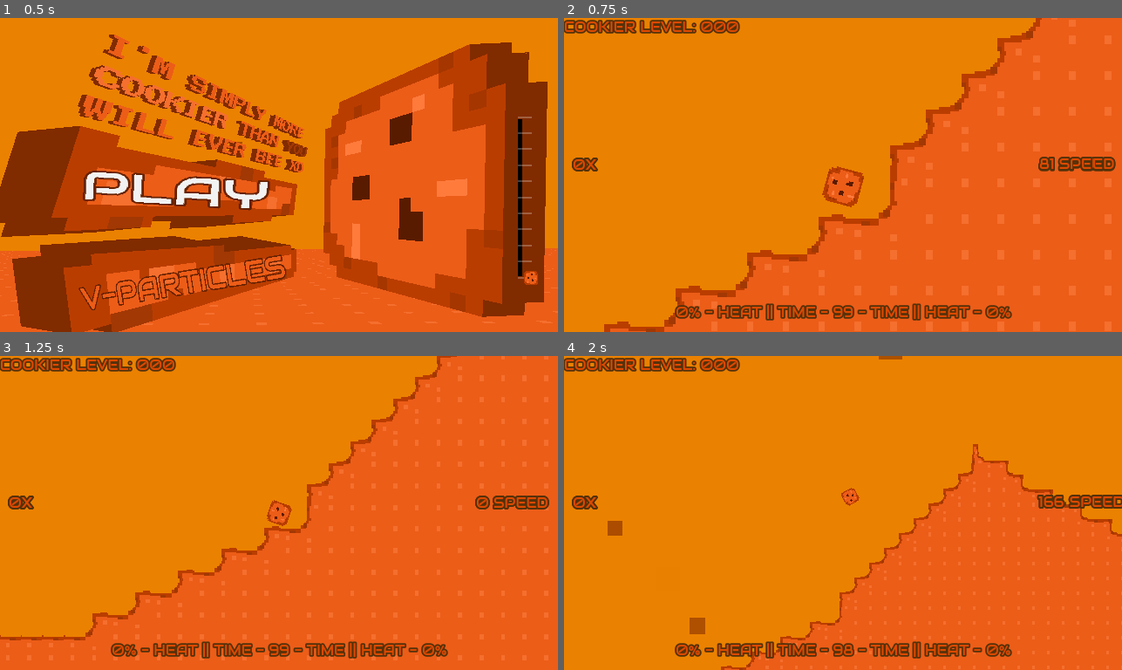
Above: before the commit, frames 1-4 (two rows, left to right).
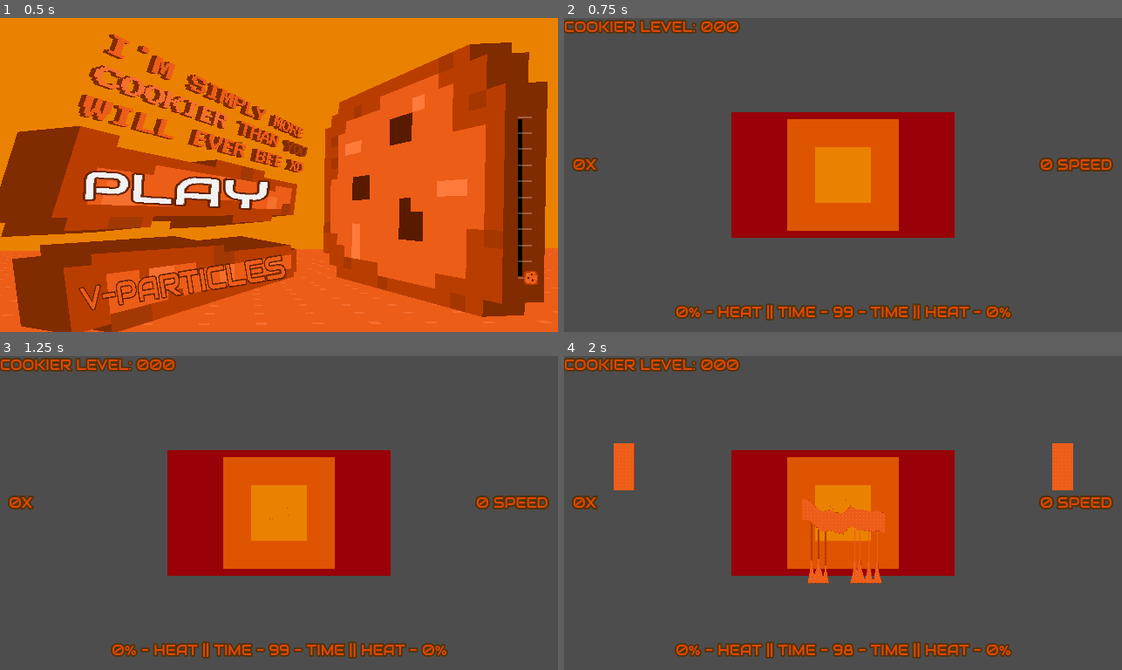
Above: after the commit, the same moments.

Repository: officialErnests/COOKIER
Game: Godot game, scene res://Scene/MainMenu.tscn
Two runs of this game, one before a commit and one after it. Both use one fixed random seed, a clock stepped at 60 frames per second and the inputs below.
Inputs (mouse positions are in pixels of both pictures, inside the frame that each line leads up to):
- Up to frame 1 (0.5 s): no input
- Up to frame 2 (0.75 s): click "PLAY" at 0.5 s
- Up to frame 3 (1.25 s): no input
- Up to frame 4 (2 s): tap Enter at 1.25 s; move the mouse to (965, 497) at 1.27 s; hold D (right) from 1.28 s (still down); tap W (jump) at 1.52 s

Frame 1 is identical in both runs. In frame 2, 95% of the frame differs, in the area x 0-100%, y 0-100%; in frame 3, 93%; in frame 4, 96%.

Commit message:
oh god procedual gen so hard, maybe disable it in mean time :))

Diff:
--- a/Scene/main_game.tscn
+++ b/Scene/main_game.tscn
@@ -435,6 +435,9 @@
 [node name="square" parent="." node_paths=PackedStringArray("ground") instance=ExtResource("1_jv8gs")]
 ground = NodePath("../MainWorld")
 
+[node name="MainCam" parent="square" index="2"]
+zoom = Vector2(0.53, 0.53)
+
 [node name="COOKIERLEVEL" parent="square/MainCam/BlocksEaten" index="0"]
 offset_left = 0.0
 offset_top = 0.0
@@ -542,7 +545,6 @@
 [node name="MainWorld" type="TileMapLayer" parent="."]
 tile_set = SubResource("TileSet_1btii")
 script = ExtResource("3_1btii")
-map_size = Vector2i(100, 200)
 
 [node name="LightBg" type="ColorRect" parent="."]
 z_index = -10
--- a/Scripts/cook_level.gd
+++ b/Scripts/cook_level.gd
@@ -9,6 +9,8 @@
 signal cook_o_Explosions()
 var time_dialation = 1
 var distance_in_oven = 100000
+var loading = true
+var map_size = Vector2.ONE
 
 var particles = true
 var volume = 1
--- a/Scripts/destruction.gd
+++ b/Scripts/destruction.gd
@@ -1,6 +1,6 @@
 extends TileMapLayer
 
-@export var map_size = Vector2i(100,200)
+@export var map_size = Vector2i(300,100)
 @export var islands = 0
 @export var ground_deviation = 100
 @export var ground_deviation_range = 10
@@ -9,7 +9,15 @@
 @export var normiles_terain = 100
 @export var ground_spike_min_distance = 10
 @export var ground_spike_chance = 5
+@export var ground_spike_width = 4
+@export var ground_spike_lenght = 100
+@export var ground_spike_rand_width = 10
+@export var ground_spike_rand_lenght = 10
+@export var visual = true
 
+func _init() -> void:
+	CookLevel.loading = true
+	CookLevel.map_size = map_size
 
 func get_random(start, end) -> float:
 	var result = 0
@@ -17,10 +25,11 @@
 		result += randf_range(start, end) * 1/normiles_terain
 	return result
 
-func gen_main_terrain(start, end, step, map):
+func gen_main_terrain(start, end, step):
 	var curent_ground = 0
 	var next_ground = 0
 	var dir_mul = 1 if step > 0 else -1
+	var temp_grnd = []
 	for ground_x in range(start,end,step):
 		next_ground = clamp(curent_ground + get_random(-ground_deviation, ground_deviation), map_size.y*-1, map_size.y-1)
 		for ground_transition_x in range(0,ground_deviation_range  * dir_mul, step):
@@ -28,40 +37,59 @@
 			var temp_y = clamp(floor(curent_ground * (1 - normalized) + next_ground * normalized), map_size.y*-1, map_size.y - 1)
 			if ground_depth + temp_y < map_size.y - ground_spike_min_distance and randf_range(0, 100) < ground_spike_chance:
 				var max_depth = ground_depth
+				var lenght = ground_spike_lenght + randf_range(0, ground_spike_rand_lenght)
+				var sizwidth = ground_spike_width + randf_range(0, ground_spike_rand_width)
 				while temp_y < map_size.y:
 					temp_y += 1
 					max_depth -= 1
 					if max_depth > 0:
-						map.append(Vector2i(ground_x * ground_deviation_range + ground_transition_x, temp_y))
+						temp_grnd.append(Vector2i(ground_x * ground_deviation_range + ground_transition_x, temp_y))
 					else:
-						var temp = sin(max_depth / 10.0)
-						var temp2 = floor(pow(temp, 2) * 10)
-						print(temp2)
+						#pov u spend 30 mins in desmos messing around XD
+						# var temp = 1/(sin(max_depth * 0.3 - 0.44) * 0.83 + 0.9)
+						# var temp2 = temp * sin(max_depth*0.3+3.8) * 1.2 + 1.5
+						# var temp2 = ceil(pow((float(-max_depth % temp) / temp), 4) * 10)
+						var temp2 = ceil(sin(pow(fmod(-max_depth/(lenght * 0.75), 1.33), 4)) * sizwidth)
 						for xadd in range(-temp2, temp2):
-							map.append(Vector2i(ground_x * ground_deviation_range + ground_transition_x + xadd, temp_y))
+							temp_grnd.append(Vector2i(ground_x * ground_deviation_range + ground_transition_x + xadd, temp_y))
 			else:
 				var max_depth = ground_depth
 				while temp_y < map_size.y and max_depth != 0:
 					temp_y += 1
 					max_depth -= 1
-					map.append(Vector2i(ground_x * ground_deviation_range + ground_transition_x, temp_y))
+					temp_grnd.append(Vector2i(ground_x * ground_deviation_range + ground_transition_x, temp_y))
+		if temp_grnd.size() > 1000 and visual:
+			set_cells_terrain_connect(temp_grnd,0,0)
+			await get_tree().create_timer(0.1).timeout
 		curent_ground = next_ground
+	set_cells_terrain_connect(temp_grnd,0,0)
 
 
 func _ready() -> void:
-	var map = [Vector2i(-1,1),Vector2i(0,1),Vector2i(1,1)]
-	gen_main_terrain(0,map_size.x/ground_deviation_range, 1, map)
-	gen_main_terrain(0,-(map_size.x/ground_deviation_range), -1, map)
+	await get_tree().create_timer(1).timeout
+	gen_main_terrain(0,map_size.x/ground_deviation_range, 1)
+	gen_main_terrain(0,-(map_size.x/ground_deviation_range), -1)
+	var temp_grnd = []
 	for ground_y in range(-map_size.y,map_size.y):
 		for ground_x in range(border_size):
-			map.append(Vector2i(ground_x + map_size.x, ground_y))
-			map.append(Vector2i(-ground_x - map_size.x, ground_y))
-	for ground_x in range(-map_size.x, map_size.x):
+			temp_grnd.append(Vector2i(ground_x + map_size.x, ground_y))
+			temp_grnd.append(Vector2i(-ground_x - map_size.x, ground_y))
+		if temp_grnd.size() > 1000 and visual:
+			set_cells_terrain_connect(temp_grnd,0,0)
+			temp_grnd = []
+			await get_tree().create_timer(0.1).timeout
+	for ground_x in range(-map_size.x - border_size, map_size.x + border_size):
 		for ground_y in range(border_size):
-			map.append(Vector2i(ground_x, map_size.y + ground_y))
+			temp_grnd.append(Vector2i(ground_x, map_size.y + ground_y))
+		if temp_grnd.size() > 1000 and visual:
+			set_cells_terrain_connect(temp_grnd,0,0)
+			temp_grnd = []
+			await get_tree().create_timer(0.1).timeout
+	set_cells_terrain_connect(temp_grnd,0,0)
+	temp_grnd = []
 
 
-	set_cells_terrain_connect(map,0,0)
+	CookLevel.loading = false
 
 var particle = preload("res://Scene/particle_explosion.tscn")
 func destory(in_position, radius : int) -> void:
--- a/Scripts/main_cam_follow.gd
+++ b/Scripts/main_cam_follow.gd
@@ -7,8 +7,12 @@
 
 func _ready() -> void:
 	CookLevel.tiem_till_collaps = CookLevel.max_time_collapse
+	zoom = Vector2.ONE * (15.0/CookLevel.map_size.x)
 
 func _process(delta: float) -> void:
+	if CookLevel.loading:
+		zoom = Vector2.ONE * (15.0/CookLevel.map_size.x)
+		return
 	zoom += (Vector2.ONE * NB_zoomVel)
 	zoom = clamp(zoom.x, 0.125, 10) * Vector2.ONE
 	global_position = NB_global_pos
--- a/Scripts/player.gd
+++ b/Scripts/player.gd
@@ -8,6 +8,7 @@
 @onready var camera = $MainCam
 
 func _physics_process(delta: float) -> void:
+	if CookLevel.loading: return
 	var tTime_dialation =  CookLevel.time_dialation
 	velocity.y += delta * 500 * (1-tTime_dialation)
 	charge = false
